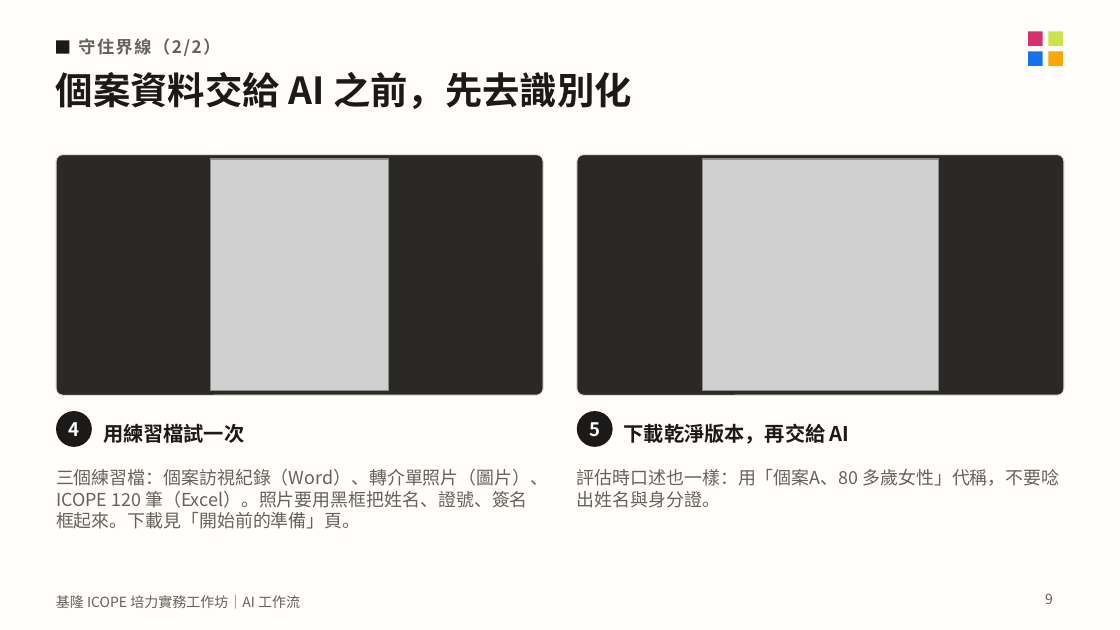
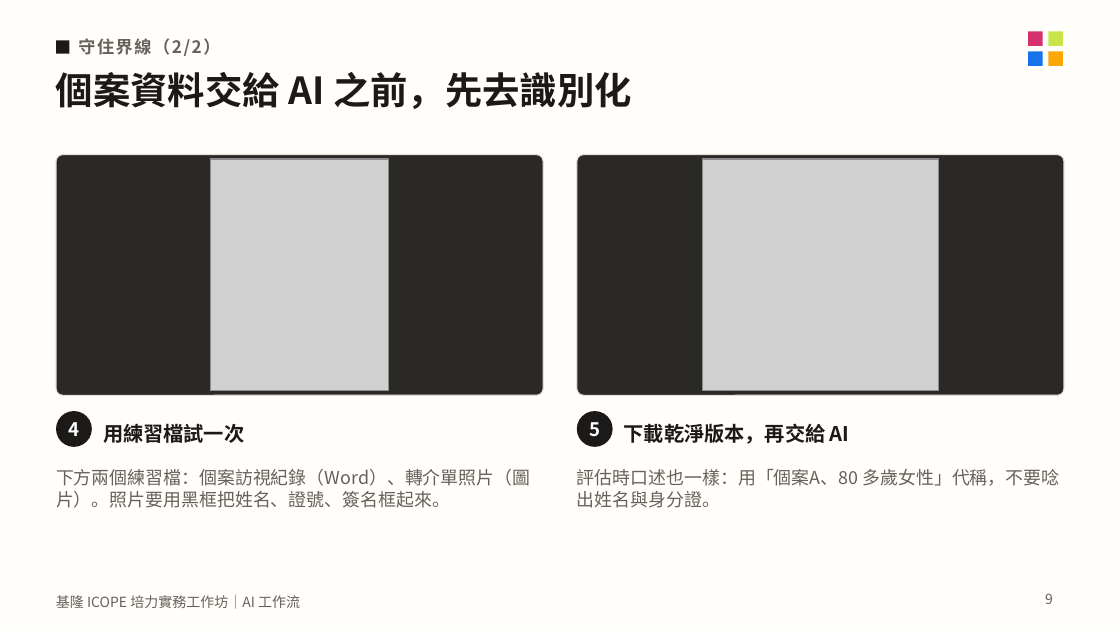
Before and after one commit to mattsue1003/keelung-icope-ai, a slide deck: slide 9 of 基隆ICOPE_AI工作坊_講義.pptx. Drawn at 1120x630 pixels with LibreOffice and Linux fonts; fonts in the diff are those of the drawing; grey boxes stand for pictures. Boxes give left, top, right and bottom in pixels: in the first picture for what was removed or moved away, otherwise in the second. Text is boxed around its words. In the diff, an @@ line names an element or a change of style, - is before the commit and + after.

```diff
--- a/基隆ICOPE_AI工作坊_講義.pptx
+++ b/基隆ICOPE_AI工作坊_講義.pptx
@@ text at bbox=[56, 469, 530, 508]: text changed @@
-三個練習檔：個案訪視紀錄（Word）、轉介單照片（圖片）、ICOPE 120 筆（Excel）。照片要用黑框把姓名、證號、簽名框起來。下載見「開始前的準備」頁。
+下方兩個練習檔：個案訪視紀錄（Word）、轉介單照片（圖片）。照片要用黑框把姓名、證號、簽名框起來。
```
Also in this commit, not shown: 2 other slides changed, 4 other files.
